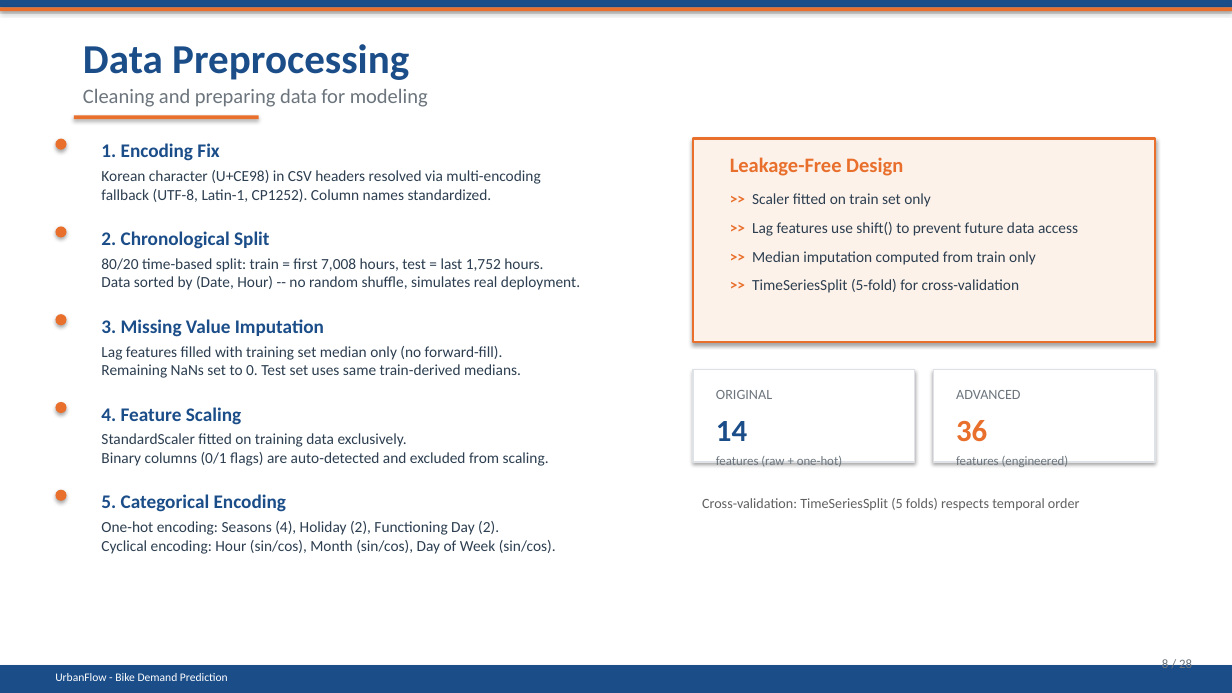
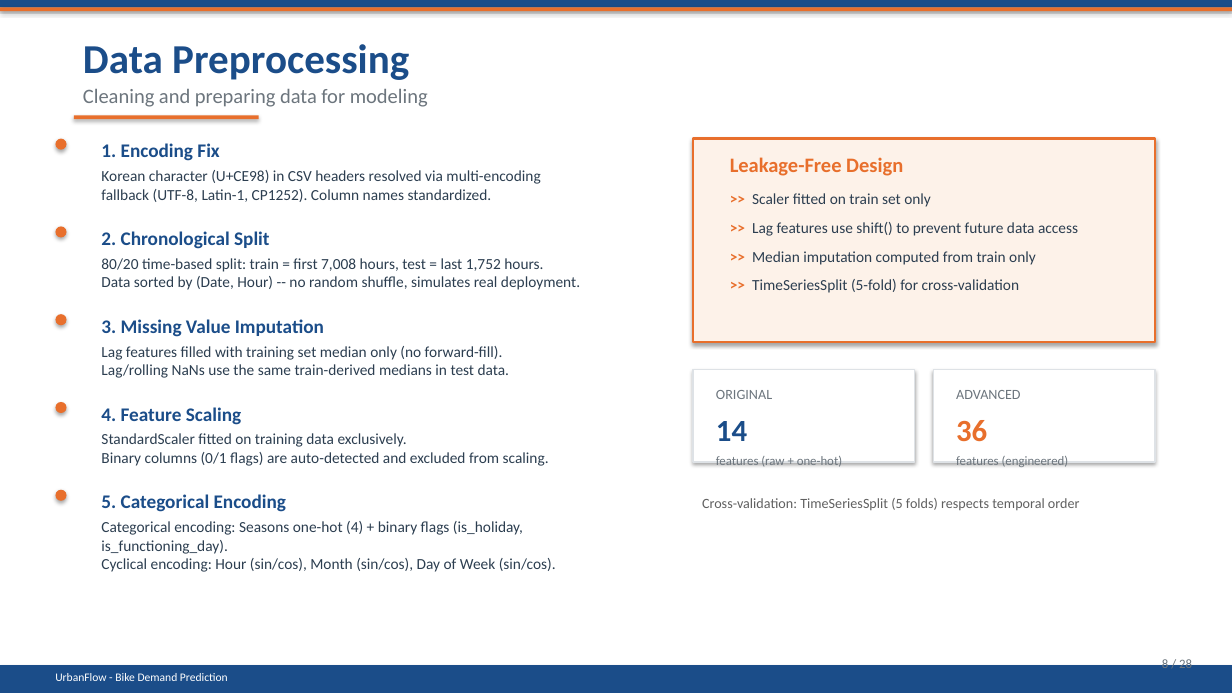
Before and after one commit to yousraelharchi2004/urban-bike-demand-prediction, a slide deck: slide 8 of Reports/PFE_Presentation_UrbanFlow.pptx. Drawn at 1232x693 pixels with LibreOffice and Linux fonts; fonts in the diff are those of the drawing. Boxes give left, top, right and bottom in pixels: in the first picture for what was removed or moved away, otherwise in the second. Text is boxed around its words. In the diff, an @@ line names an element or a change of style, - is before the commit and + after.

```diff
--- a/Reports/PFE_Presentation_UrbanFlow.pptx
+++ b/Reports/PFE_Presentation_UrbanFlow.pptx
@@ text at [101,346,510,378]: text changed @@
-Lag features filled with training set median only (no forward-fill).
-Remaining NaNs set to 0. Test set uses same train-derived medians.
+Lag features filled with training set median only (no forward-fill).
+Lag/rolling NaNs use the same train-derived medians in test data.
@@ text at [101,521,556,572]: text changed @@
-One-hot encoding: Seasons (4), Holiday (2), Functioning Day (2).
-Cyclical encoding: Hour (sin/cos), Month (sin/cos), Day of Week (sin/cos).
+Categorical encoding: Seasons one-hot (4) + binary flags (is_holiday, is_functioning_day).
+Cyclical encoding: Hour (sin/cos), Month (sin/cos), Day of Week (sin/cos).
```
Also in this commit, not shown: 9 other slides changed, 1 slide added, 1 slide removed, 30 other files.
